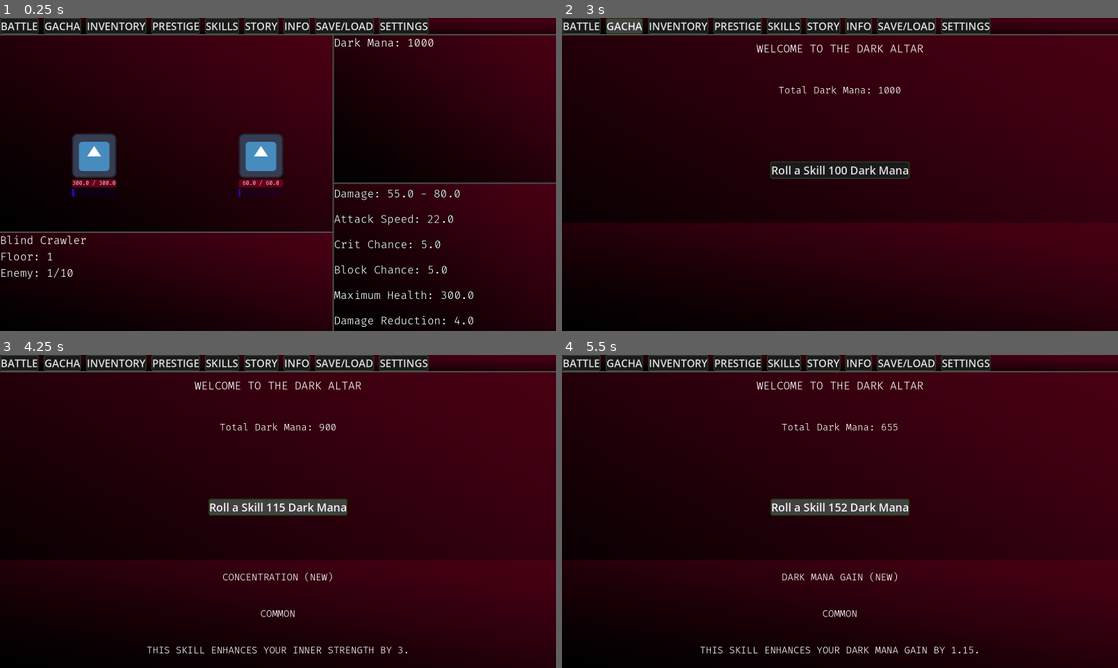
Above: before the commit, frames 1-4 (two rows, left to right).
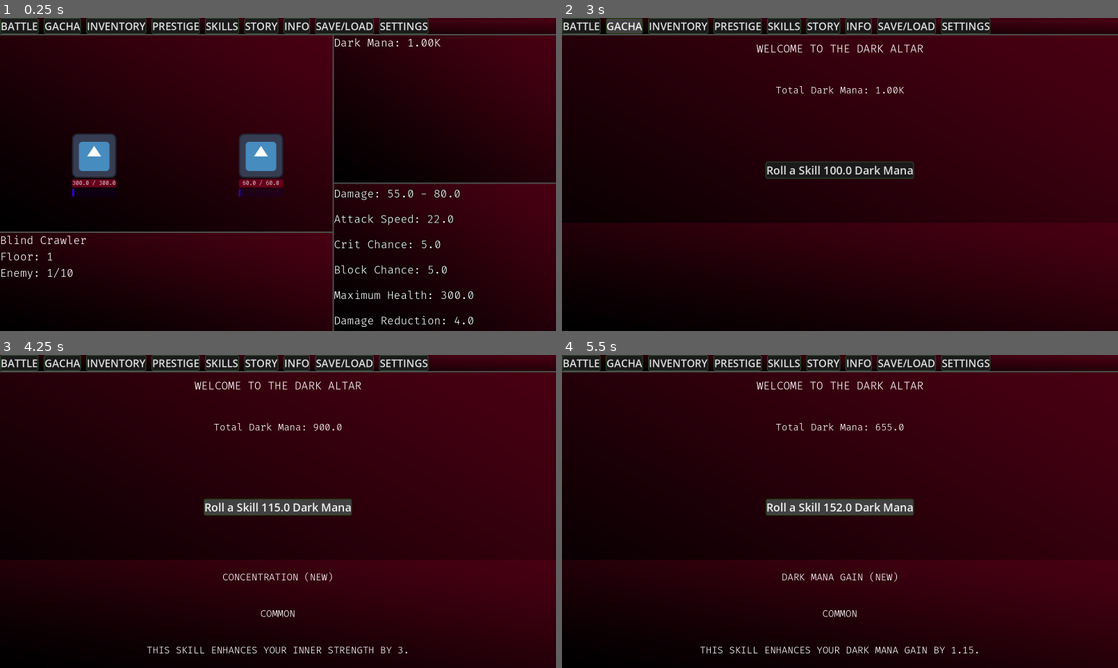
Above: after the commit, the same moments.

Repository: KeremArdaK/idling_to_cultivate
Game: Godot game, scene res://Scenes/master_scene.tscn
Two runs of this game, one before a commit and one after it. Both use one fixed random seed, a clock stepped at 60 frames per second and the inputs below. The engine's default icon, where the game draws it, is replaced by a stand-in: a white triangle on a blue panel in a dark square.
Inputs:
- Up to frame 1 (0.25 s): no input
- Up to frame 2 (3 s): click "STORY" at 0.5 s; click "STORY" at 1.25 s; click "BATTLE" at 2 s; click "GACHA" at 2.75 s
- Up to frame 3 (4.25 s): click "Roll a Skill 100 Dark Mana" (after the commit: "Roll a Skill 100.0 Dark Mana") at 3.5 s
- Up to frame 4 (5.5 s): click "Roll a Skill 115 Dark Mana" (after the commit: "Roll a Skill 115.0 Dark Mana") at 4.25 s; click "Roll a Skill 132 Dark Mana" (after the commit: "Roll a Skill 132.0 Dark Mana") at 5 s

The runs differ from the first frame. In frame 1, less than 0.1% of the frame differs, in the area x 74-80%, y 6-10%; in frame 2, 0.8%, in the area x 36-64%, y 21-52%; in frame 3, 0.8%; in frame 4, 0.8%.

Commit message:
Format numbers & add life steal skill
Add Globals.format_number (with suffixes) for compact number display and convert several globals (total_dark_mana, roll_cost, total_life_steal) to float. Update UI and damage/heal indicators in battle and gacha scenes to use the new formatter for HP, damage, dark mana and roll cost. Accumulate life_steal_percent in calculate_combat_stats and export life_steal_percent on PassiveSkill. Add new Rare skill resource 'Vampiric Touch' (15% life steal, 1.5x outer strength).

Diff:
--- a/Globals/globals.gd
+++ b/Globals/globals.gd
@@ -1,12 +1,13 @@
 extends Node
 
+var suffixes = ["","K","M","B","T","Qa","Qi","Sx","Sp","Oc","No","Dc","Ud","Dd","Td"]
 var player_inv: Inventory = preload("res://Player/players_inventory.tres")
-var total_dark_mana: int = 1000
+var total_dark_mana: float = 1000.0
 var current_floor: int = 1
 var enemies_defeated: int = 0
-var roll_cost: int = 100
+var roll_cost: float = 100.0
 var total_enemies_defeated: int = 0
-var total_life_steal: int = 0
+var total_life_steal: float = 0.0
 var total_poison_dmg: float = 0.0
 var total_burn_dmg: float = 0.0
 var total_bleed_dmg: float = 0.0
@@ -43,6 +44,8 @@
 	total_bleed_dmg = 0.0
 	total_burn_dmg = 0.0
 	total_poison_dmg = 0.0
+	total_life_steal = 0.0
+
 	#çantadaki aktif yetenekleri tek tek oku ve gücü arttır
 	for skill in player_inv.equipped_skills:
 		inner_str *= skill.inner_strength_mult
@@ -52,6 +55,7 @@
 		total_bleed_dmg += skill.bleed_dmg_per_sec
 		total_burn_dmg += skill.burn_dmg_per_sec
 		total_poison_dmg += skill.poison_dmg_per_sec
+		total_life_steal += skill.life_steal_percent
 
 	min_damage = 50.0 + (inner_str * 0.5)
 	attack_speed = 20.0 + (inner_str * 0.2)
@@ -63,3 +67,19 @@
 	max_hp = 100.0 + (outer_str * 5.0) + (bamt * 15.0)
 	hp_regen = bamt * 0.2
 	damage_reduction = clamp(bamt * 0.4, 0.0, 85.0)
+
+func format_number(value: float) -> String:
+	# Eğer sayı 1000'den küçükse hiç elleme, düz yaz
+	if value < 1000.0:
+		return str(round(value))
+
+	var index = 0
+	var temp_value = value
+
+	# sayıyı 1000'e bölebildiğimiz kadar bölüp, index'i arttırıyoruz
+	while temp_value >= 1000.0 and index < suffixes.size() - 1:
+		temp_value /= 1000.0
+		index += 1
+
+	# virgülden sonra iki basamak gösterir (Örn: 1.25M veya 34.50T)
+	return "%.2f%s" % [temp_value, suffixes[index]]
--- a/Globals/save_data.gd
+++ b/Globals/save_data.gd
@@ -1,10 +1,10 @@
 class_name SaveData
 extends Resource
 
-@export var total_dark_mana: int = 0
+@export var total_dark_mana: float = 0.0
 @export var current_floor: int = 1
 @export var unlocked_skills: Array[PassiveSkill] = []
 @export var equipped_skills: Array[PassiveSkill] = []
 @export var enemies_defeated: int = 0
-@export var roll_cost: int = 100
+@export var roll_cost: float = 100.0
 @export var total_enemies_defeated: int = 0
--- a/Scenes/battleentity.gd
+++ b/Scenes/battleentity.gd
@@ -23,7 +23,7 @@
 func update_hp_ui() -> void:
 	hp_bar.max_value = max_hp
 	hp_bar.value = current_hp
-	hp_label.text = str(round(current_hp)) + " / " + str(round(max_hp))
+	hp_label.text = Globals.format_number(round(current_hp)) + " / " + Globals.format_number(round(max_hp))
 
 func take_damage(amount:float) -> void:
 	current_hp -= amount
--- a/Scenes/battlescene.gd
+++ b/Scenes/battlescene.gd
@@ -70,9 +70,9 @@
 	update_stats_ui()
 
 func update_stats_ui():
-	lbl_dmg.text = "Damage: " + str(round(Globals.min_damage)) + " - " + str(round(Globals.max_damage))
+	lbl_dmg.text = "Damage: " + Globals.format_number(round(Globals.min_damage)) + " - " + Globals.format_number(round(Globals.max_damage))
 	lbl_speed.text = "Attack Speed: " + str(round(Globals.attack_speed))
-	lbl_hp.text = "Maximum Health: " + str(round(Globals.max_hp))
+	lbl_hp.text = "Maximum Health: " + Globals.format_number(round(Globals.max_hp))
 	lbl_crit.text = "Crit Chance: " + str(round(Globals.crit_chance))
 	lbl_block.text = "Block Chance: " + str(round(Globals.block_chance))
 	lbl_dr.text = "Damage Reduction: " + str(round(Globals.damage_reduction))
@@ -202,7 +202,7 @@
 				player_entity.current_hp = player_entity.max_hp
 				var indicator = preload("res://Scenes/damage_indicator.tscn").instantiate()
 				player_entity.add_child(indicator)
-				indicator.setup(str(round(heal_amount)), false, true)
+				indicator.setup(Globals.format_number(round(heal_amount)), false, true)
 			player_entity.update_hp_ui()
 	else:
 		#düşman vuruyorsa
@@ -221,13 +221,13 @@
 		defender.take_damage(final_damage)
 		var indicator = preload("res://Scenes/damage_indicator.tscn").instantiate()
 		defender.add_child(indicator)
-		indicator.setup(str(round(final_damage)), is_crit)
+		indicator.setup(Globals.format_number(round(final_damage)), is_crit)
 	check_death(defender)
 
 	is_combat_paused = false
 
 func update_ui() -> void:
-	label_dark_mana.text = "Dark Mana: " + str(Globals.total_dark_mana)
+	label_dark_mana.text = "Dark Mana: " + Globals.format_number(Globals.total_dark_mana)
 	label_enemy_count.text = "Enemy: " + str(Globals.enemies_defeated + 1) + "/" + str(ENEMIES_PER_FLOOR)
 	label_floor.text = "Floor: " + str(Globals.current_floor)
 
--- a/Scenes/gacha_scene.gd
+++ b/Scenes/gacha_scene.gd
@@ -40,9 +40,9 @@
 			print(all_skills.size(), " adet yetenek alt klasörler de dahil başarıyla sunağa yüklendi.")
 func update_ui():
 
-	mana_label.text = "Total Dark Mana: " + str(Globals.total_dark_mana)
+	mana_label.text = "Total Dark Mana: " + Globals.format_number(Globals.total_dark_mana)
 	btn_roll.disabled = Globals.total_dark_mana < Globals.roll_cost
-	btn_roll.text = "Roll a Skill " + str(Globals.roll_cost) + " Dark Mana"
+	btn_roll.text = "Roll a Skill " + Globals.format_number(Globals.roll_cost) + " Dark Mana"
 
 
 
--- /dev/null
+++ b/Skills/Rare Skills/vampiric_touch.tres
@@ -0,0 +1,12 @@
+[gd_resource type="Resource" script_class="PassiveSkill" format=3 uid="uid://bcjufxrycvaba"]
+
+[ext_resource type="Script" uid="uid://bfcnay3odbjv6" path="res://Skills/passive_skill.gd" id="1_46s8f"]
+
+[resource]
+script = ExtResource("1_46s8f")
+skill_name = "Vampiric Touch"
+description = "This skill gives you %15 life steal and 1.5x outer strenght.."
+rarity = 1
+outer_strength_mult = 1.5
+life_steal_percent = 15.0
+metadata/_custom_type_script = "uid://bfcnay3odbjv6"
--- a/Skills/passive_skill.gd
+++ b/Skills/passive_skill.gd
@@ -17,3 +17,4 @@
 @export var poison_dmg_per_sec: float = 0.0
 @export var burn_dmg_per_sec: float = 0.0
 @export var bleed_dmg_per_sec: float = 0.0
+@export var life_steal_percent: float = 0.0
